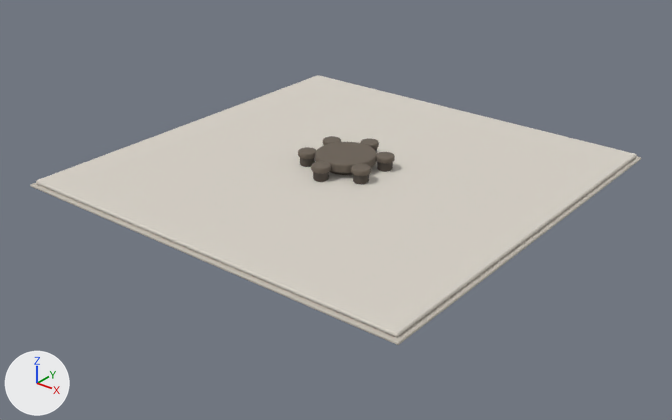
The glTF model apps/web/public/models/saloon/saloon-shell.glb: old version first, new version second.
Before and after are seen from a 50 mm lens placed at (34.5, -44.2, 24.0), pointed at (0.3, -1.5, -2.5). Arrows for +X, +Y and +Z are at lower left; the lights stay in place. The older version comes first. Vertices at exactly the same position are counted once.

Names of what the first picture shows: 'Floor', 'Plinth', 'Sand', 'Table'.
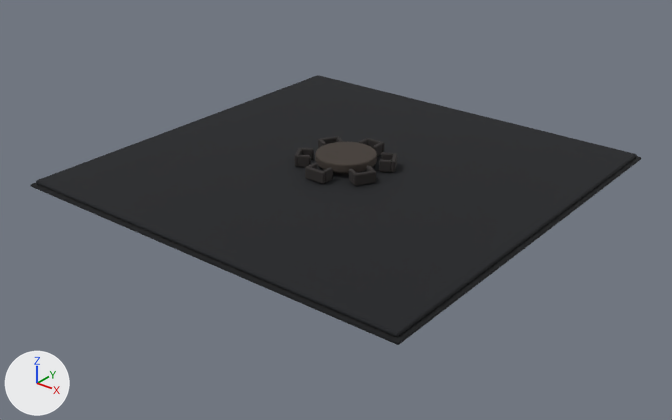
Commit message: feat(saloon): polish interactive 3d scene

Boxes (x1, y1, x2, y2) around the edits, measured in the pictures (672 x 420 px):
'Floor', recoloured (light grey to black)
    both: (36, 75, 637, 337)
'Sand', recoloured
    both: (31, 156, 641, 345)
'Table', recoloured, reshaped (darker, 36% narrower, 22% shorter)
    before: (298, 136, 395, 176)
    after: (315, 142, 377, 173)
'Plinth', reshaped
    before: (300, 148, 393, 184)
    after: (294, 136, 397, 186)
part 1 of me_mesh_3, deleted
    before: (300, 148, 393, 184)
part 2 of me_mesh_3, added (black)
    after: (349, 152, 397, 186)
part 3 of me_mesh_3, added (black)
    after: (294, 136, 343, 167)
part 4 of me_mesh_3, added
    after: (358, 138, 385, 156)
part 5 of me_mesh_3, added
    after: (305, 163, 333, 184)
part 6 of me_mesh_2, deleted (brown)
    before: (298, 136, 395, 176)

Edits to the bpy script that builds the scene:
```text
Change mat_floor:
    mat_floor.base_color: (0.687, 0.644, 0.578) -> (0.00857, 0.00972, 0.0123)  # light grey #d8d2c8 -> black #17191d
Change mat_sand:
    mat_sand.base_color: (0.552, 0.509, 0.445) -> (0.00402, 0.00478, 0.00605)  # light grey #c4bdb2 -> black #0d0f12
Change mat_table:
    mat_table.base_color: (0.15, 0.122, 0.0953) -> (0.0513, 0.0395, 0.0319)  # brown #6c6257 -> dark grey #403832
Change me_mesh_3:
    used by ob_plinth; location = (0.0, 0.0, 0.0)
    remove me_mesh_3.from_pydata(...)  # 1742 vertices, 3456 faces; spans x -2.71..2.71, y -3.05..3.05, z 0.0..0.62
    add me_mesh_3.from_pydata(...)  # 3122 vertices, 6168 faces; spans x -3.19..3.19, y -3.29..3.29, z 0.0..0.88
    me_mesh_3 part 1: 6 loose pieces with 1356 vertices, spanning x -2.71..2.71, y -3.05..3.05, z 0.0..0.62, are deleted
    me_mesh_3 part 2: 912 vertices added at x 1.6..3.19, y -2.26..2.26, z 0.08..0.88
    me_mesh_3 part 3: 912 vertices added at x -3.19..-1.6, y -2.26..2.26, z 0.08..0.88
    me_mesh_3 part 4: 456 vertices added at x -0.75..0.75, y 2.24..3.29, z 0.08..0.88
    me_mesh_3 part 5: 456 vertices added at x -0.75..0.75, y -3.29..-2.24, z 0.08..0.88
Change me_mesh_2:
    used by ob_table; location = (0.0, 0.0, 0.0)
    remove me_mesh_2.from_pydata(...)  # 2254 vertices, 4480 faces; spans x -2.83..2.83, y -3.17..3.17, z 0.38..0.98
    add me_mesh_2.from_pydata(...)  # 514 vertices, 1024 faces; spans x -2.0..2.0, y -2.0..2.0, z 0.38..0.98
    me_mesh_2 part 6: 6 loose pieces with 1740 vertices, spanning x -2.83..2.83, y -3.17..3.17, z 0.6..0.98, are deleted
```
